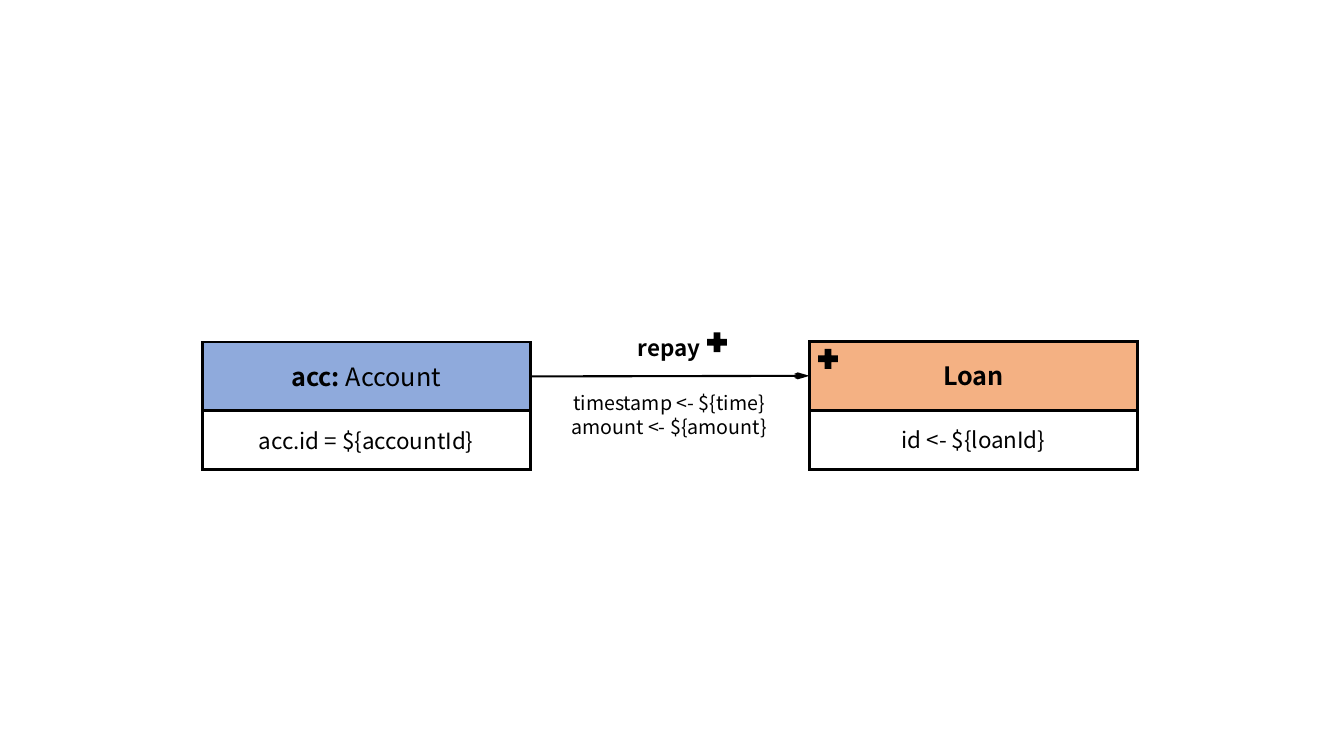
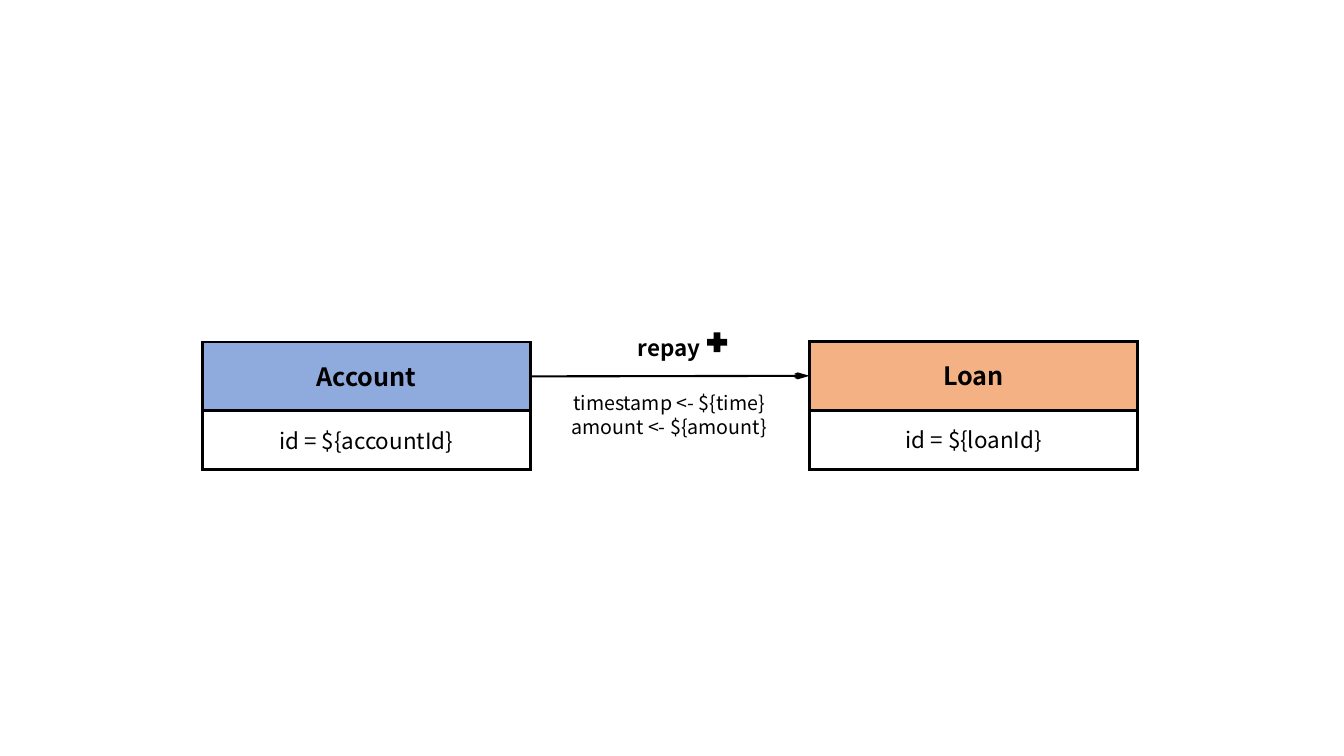
Before and after one commit to ldbc/ldbc_finbench_docs, a slide deck: slide 14 of patterns/transaction-write.pptx (slide 9 before the commit). Drawn at 1344x756 pixels with LibreOffice and Linux fonts; fonts in the diff are those of the drawing. Boxes give left, top, right and bottom in pixels: in the first picture for what was removed or moved away, otherwise in the second. Text is boxed around its words. In the diff, an @@ line names an element or a change of style, - is before the commit and + after.

```diff
--- a/patterns/transaction-write.pptx
+++ b/patterns/transaction-write.pptx
@@ plus removed at (x1=819, y1=349, x2=839, y2=369) @@
@@ text in rectangle at (x1=316, y1=367, x2=416, y2=387): text changed; bold on @@
-acc: Account
+Account
@@ text in rectangle at (x1=279, y1=430, x2=453, y2=453): text changed @@
-acc.id = ${accountId}
+id = ${accountId}
@@ text in rectangle at (x1=906, y1=429, x2=1042, y2=452): text changed @@
-id <- ${loanId}
+id = ${loanId}
```
Also in this commit, not shown: 11 other slides changed, 5 slides added, 1 slide removed, 17 other files.
